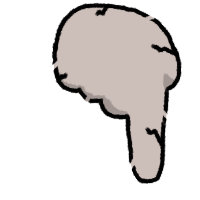
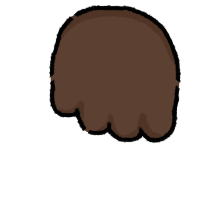
The second (200, 200) image is a revision of the first. Changes to its layers:
added group "Lebre" with 4 layers above "Humpty Dumpty" over (49, 2, 182, 184)
added layer "desenho" (2nd of 5, in "Lebre") in group "Lebre" over (49, 2, 182, 184)
added layer "Pintar camada 1" (2nd of 5, in "Lebre") in group "Lebre" over (49, 2, 182, 184)
hid group "Humpty Dumpty" (4 layers) over (49, 2, 182, 184)
painted on "Pintar camada 1" (3rd of 5, in "Humpty Dumpty") over (49, 2, 182, 184)